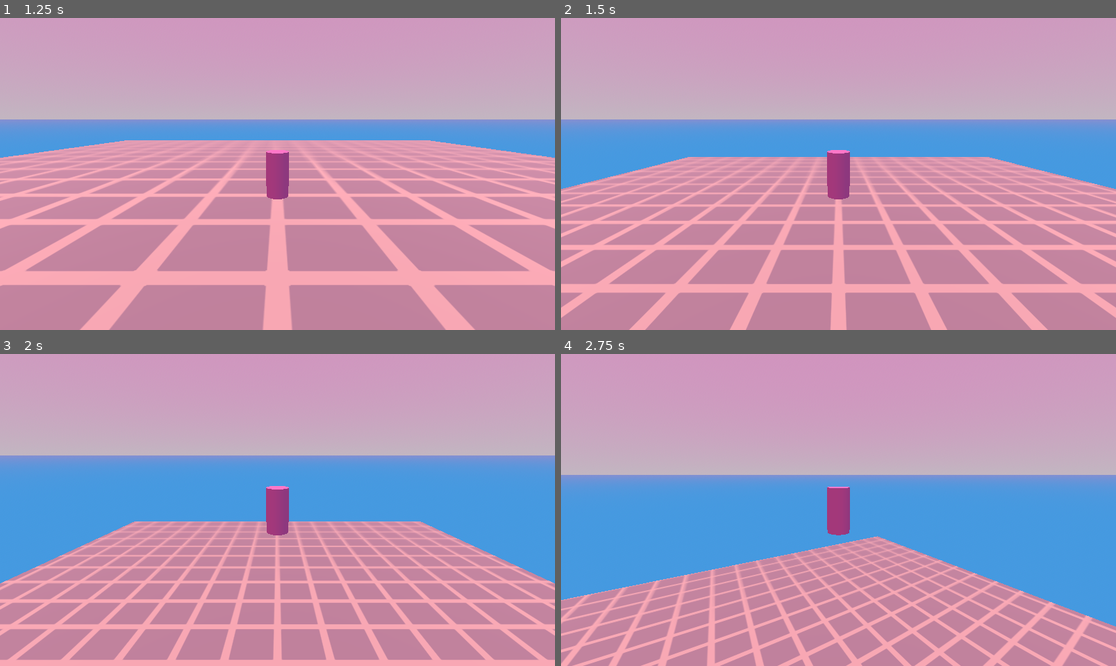
Above: before the commit, frames 1-4 (two rows, left to right).
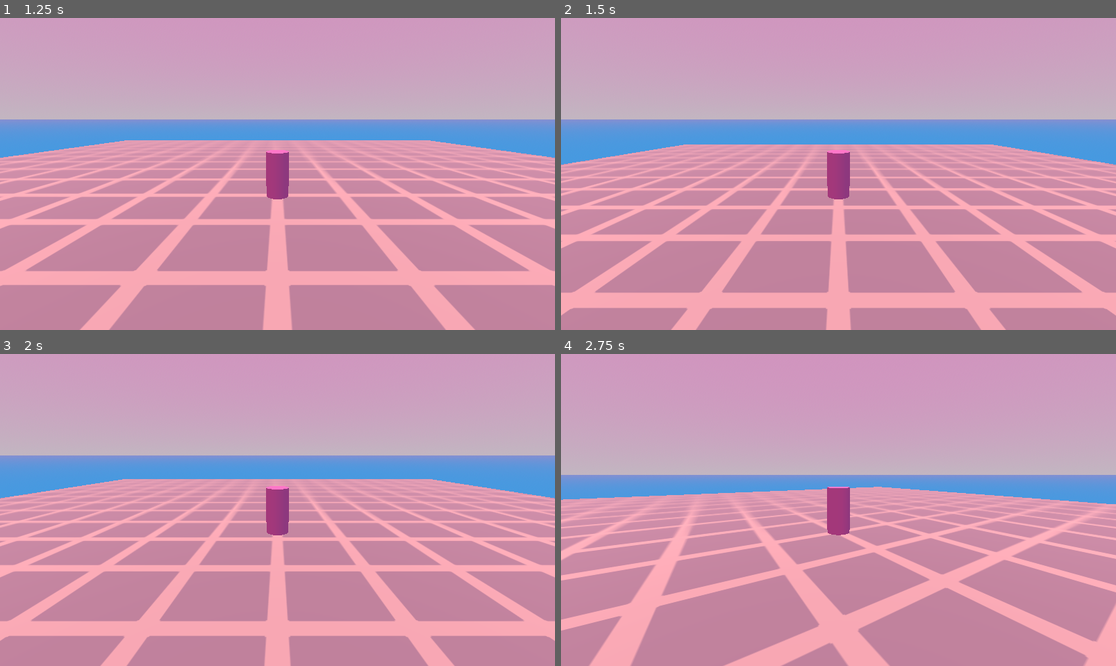
Above: after the commit, the same moments.

Repository: Althories/springstar
Game: Godot game, scene res://Scenes/Levels/main.tscn
Two runs of this game, one before a commit and one after it. Both use one fixed random seed, a clock stepped at 60 frames per second and the inputs below.
Inputs (mouse positions are in pixels of both pictures, inside the frame that each line leads up to):
- Up to frame 1 (1.25 s): move the mouse to (399, 158) at 0.52 s; hold D (move_right) from 0.53 s (still down); hold Space (jump) from 0.53 s (still down)
- Up to frame 2 (1.5 s): move the mouse to (727, 189) at 1.27 s; release D (move_right) at 1.28 s; release Space (jump) at 1.28 s; hold S (move_back) from 1.28 s (still down); click (727, 189) at 1.35 s
- Up to frame 3 (2 s): keep holding S (move_back); tap Space (jump) at 1.52, 1.55, 1.82 s
- Up to frame 4 (2.75 s): move the mouse to (849, 503) at 2.02 s; release S (move_back) at 2.03 s; hold W (move_forward) from 2.03 s (still down); hold Space (jump) from 2.03 s (still down)

Frame 1 is identical in both runs. In frame 2, 26% of the frame differs, in the area x 0-100%, y 40-100%; in frame 3, 32%; in frame 4, 38%, in the area x 0-100%, y 42-100%.

Commit message:
implemented charge
- hold space to charge up to 18 total y velocity
- I do think physics process is technically tied to the framerate so eventually this would have to be given a timer instead

Diff:
--- a/Scripts/Spring_Character/spring_script.gd
+++ b/Scripts/Spring_Character/spring_script.gd
@@ -5,6 +5,7 @@
 
 var can_ground_bounce = true
 var _camera_input_dir := Vector2.ZERO
+var charge_velocity = 0
 
 #For controlling camera in the editor. This property will appear at the top of
 #the properties in a node in the Inspector, and will be assigned the name "Camera".
@@ -38,17 +39,19 @@
 
 	if is_on_floor():
 		if Input.is_action_just_released("jump"):		#charge jump release
-			velocity.y = JUMP_IMPULSE + 10 				#temporary until charge is handled
+			velocity.y = JUMP_IMPULSE/3 + charge_velocity 				#temporary until charge is handled
+			charge_velocity = 0							#reset charge velocity upon jump
 		elif not Input.is_action_pressed("jump"):
 			can_ground_bounce = true					#not starting a jump, ground bounce
 			velocity.y = JUMP_IMPULSE					#regular bounce impulse
 		elif Input.is_action_pressed("jump"):
 			can_ground_bounce = false					#stops ground movement upon charge start
 			velocity = Vector3.ZERO						#stop all movement, freeze in spot
-			#charge()									#call charge function
+			if charge_velocity <= 18:					#caps charge velocity
+				charge()								#call charge function
 
 	if not is_on_floor():
-		velocity += get_gravity() * delta
+		velocity += get_gravity() * delta				#gravity. Can be changed in settings
 		can_ground_bounce = false						#keeps spring from using ground controls in the air
 
 	if can_ground_bounce:
@@ -56,7 +59,11 @@
 
 	move_and_slide()
 
-# function list --------------------------
+#Function list --------------------------
+func charge() -> void:
+	'''Charge function for spring jump.'''
+	charge_velocity += .40
+
 func ground_move_spring() -> void:
 	'''Get the input direction and handle the movement/deceleration.'''
 	var input_dir := Input.get_vector("move_left", "move_right", "move_forward", "move_back")
